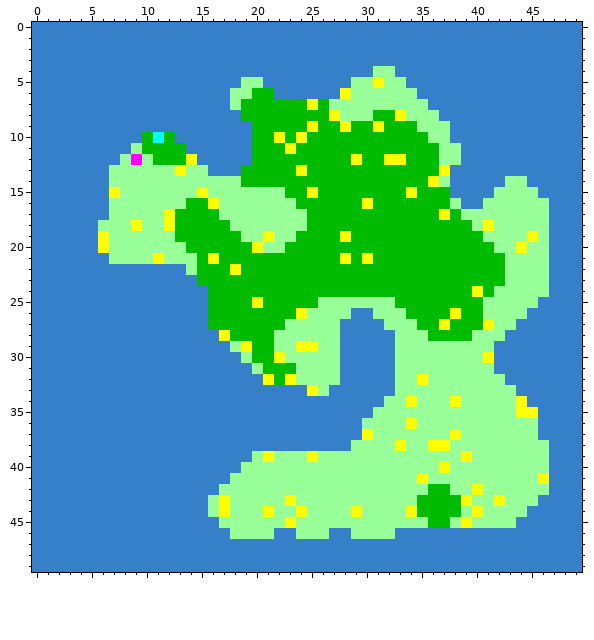
Two states of a pixel-art sprite, map.png. This is how it looked before the edit.
The file is 500x500 pixels, drawn in blocks of 10x10; one block is one cell here.
After:
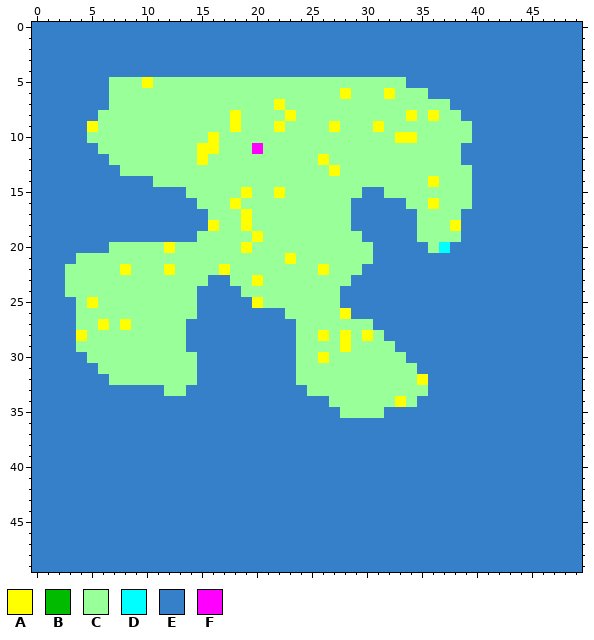
Palette (. is transparent): A #ffff00  B #00bb00  C #99ff99  D #00ffff  E #3580c8  F #ff00ff
Changes in this commit:
Changed rows in their new state; - is an unchanged pixel.
first column x 3:
 4 ----------------------------EE--------------
 5 ----CCCACCCCCCCC--CCCCCCCC--C---------------
 6 ----CCCCCCCCCCC--CCCCCCCC----A--C-----------
 7 ----CCCCCCCCCCC-CCCACCCC---------CC---------
 8 ---CCCCCCCCCCCCACCCCACCCC---CCCA-ACC--------
 9 --ACCCCCCCCCCCCACCCACCCCACCC-CCC---CC-------
10 --CCCCCCCCCCCACCCCCCCCCCCCCCCCAAC--CC-------
11 ---CCC-CCCCCAACCCFCCCCCCCCCCCCCCCC----------
12 ----C-C-CCCCACCCCCCCCCCACCCCCCCCCC----------
13 ----E-----C--CCCCCCCCCCCACCCCCCCCCCCC-------
14 ----EEEE--------CCCCCCCCCCCCCCCCC--CC---EE--
15 ----EEEEEEE-C---A--ACCCCCCCEECCCCCCCC--EEEE-
16 ----EEEEEEEECC-A-----CCCCCEEEEECCAC-C-EEEEEE
17 ----EEEEEEEEEC--A-----CCCCEEEEEECCCCEEEEEEEE
18 ---EEEEEEEEEEAC-A-----CCCCEEEEEECCCAEEEEEEEE
19 ---EEEEEEEEECCCC-AC--CCCCCCEEEEECCCCEEEEEEEE
20 ---E-----A-CCCCCAC--CCCCCCCCEEEEECDEEEEEEEEE
21 -CCC----C---CCCCCCCCACCCCCCCEEEEEEEEEEEEEEEE
22 CCCCCACCCAC-CCACCCCCCCCACCCEEEEEEEEEEEEEEEEE
23 CCCCCCCCCCCCCEECCACCCCCCCCEEEEEEEEEEEEEEEEEE
24 CCCCCCCCCCCC-EEECCCCCCCCCEEEEEEEEEEEEEEEEEEE
25 -CACCCCCCCCC-EEEE-CCCCC--EEEEEEEEEEEEEEEEEE-
26 -CCCCCCCCCCC-EEEEEEECC---A--EEEEEEEEEEEEEE--
27 -CCACACCCCC--EEEEEEEE----CCC-EEEEEEEEEEEE---
28 -ACCCCCCCCC---EEEEEEE--A-ACAC-EEEEEEEEEE----
29 -CCCCCCCCCC----EEEEEECC--ACCCCEEEEEEEEE-----
30 --CCCCCCCCCC----EEEEE--A-CCCCC-EEEEEEEE-----
31 ---CCCCCCCCC-----EEEE----CCCCC--EEEEEEE-----
32 ----CCCCCCCC------EEE----CCCCC---EEEEEEE----
33 ---------CC-----------C-CCCCCC---EEEEEEEE---
34 ------------------------CCCCC-ACEEEEEEEEEE--
35 -------------------------CCC-EEEEEEEEEEEEEE-
36 ---------------------------EEEEEEEEEEEEEEEE-
37 ---------------------------EEEEEEEEEEEEEEEE-
38 --------------------------EEEEEEEEEEEEEEEEEE
39 -----------------EEEEEEEEEEEEEEEEEEEEEEEEEEE
40 ----------------EEEEEEEEEEEEEEEEEEEEEEEEEEEE
41 ---------------EEEEEEEEEEEEEEEEEEEEEEEEEEEEE
42 --------------EEEEEEEEEEEEEEEEEEEEEEEEEEEEEE
43 -------------EEEEEEEEEEEEEEEEEEEEEEEEEEEEEE-
44 -------------EEEEEEEEEEEEEEEEEEEEEEEEEEEEE--
45 --------------EEEEEEEEEEEEEEEEEEEEEEEEEEE---
46 ---------------EEEE--EEE--EEEE--------------
